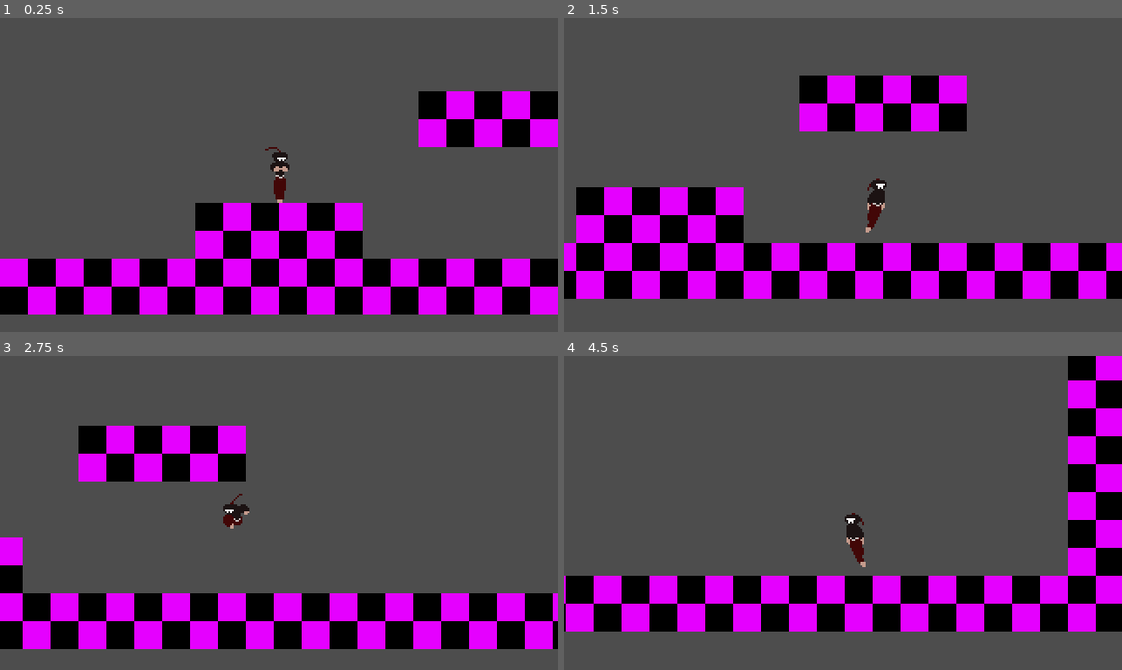
Above: before the commit, frames 1-4 (two rows, left to right).
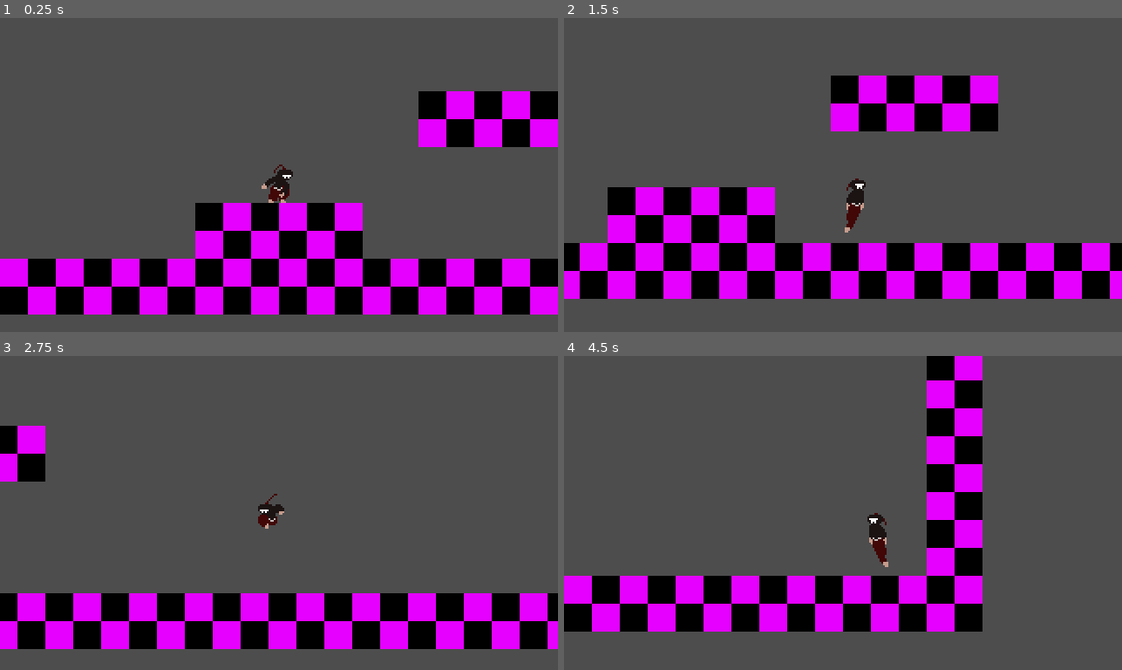
Above: after the commit, the same moments.

Repository: lowercasewords/shinobi-strike
Game: Godot game, scene res://scenes/levels/test_map.tscn
Two runs of this game, one before a commit and one after it. Both use one fixed random seed, a clock stepped at 60 frames per second and the inputs below.
Inputs:
- Up to frame 1 (0.25 s): no input
- Up to frame 2 (1.5 s): tap Enter (ui_accept) at 0.5, 0.6, 0.77, 1.07, 1.35 s; hold Right (ui_right) from 0.53 s (still down)
- Up to frame 3 (2.75 s): tap Enter (ui_accept) at 1.52, 1.82, 2.1 s; release Right (ui_right) at 2.03 s; hold Left (ui_left) from 2.03 s (still down)
- Up to frame 4 (4.5 s): release Left (ui_left) at 2.78 s; hold Right (ui_right) 2.78-4.28 s; tap Enter (ui_accept) at 2.85, 3.02, 3.32, 3.6, 3.77, 4.07, 4.35 s; hold Left (ui_left) from 4.28 s (still down)

The runs differ from the first frame. In frame 1, 0.5% of the frame differs, in the area x 46-53%, y 41-59%; in frame 2, 28%; in frame 3, 22%; in frame 4, 31%, in the area x 0-100%, y 0-88%.

Commit message:
fixed walking animations running in wrong order

Diff:
--- a/scenes/player/grounded_state.gd
+++ b/scenes/player/grounded_state.gd
@@ -8,19 +8,21 @@
 func check_grounded_transitions() -> String:
 	var current_state_name: String = player.state_machine.current_state.name.to_lower()
 
-	if player.is_on_floor():
-		if Input.is_action_just_pressed("ui_accept") and current_state_name != StateMachine.JUMP:
-			transitioned.emit(self, StateMachine.JUMP)
-			return StateMachine.JUMP
+	if not player.is_on_floor() and current_state_name != StateMachine.FALL:
+		transitioned.emit(self, StateMachine.FALL)
+		return StateMachine.FALL
 
-		# While landing, grounded states won't start
-		if player.animated_sprite.animation != "land" or (player.animated_sprite.animation == "land" and not player.animated_sprite.is_playing()):
-			if player.direction != 0 and current_state_name != StateMachine.WALK:
-				transitioned.emit(self, StateMachine.WALK)
-				#print(player.state_machidne.current_state)
-				return StateMachine.WALK
-			elif player.velocity.x == 0 and current_state_name != StateMachine.IDLE:
-				transitioned.emit(self, StateMachine.IDLE)
-				return StateMachine.IDLE
+	if Input.is_action_just_pressed("ui_accept") and current_state_name != StateMachine.JUMP:
+		transitioned.emit(self, StateMachine.JUMP)
+		return StateMachine.JUMP
 
+	# While landing, grounded states won't start
+	if player.animated_sprite.animation != "land" or (player.animated_sprite.animation == "land" and not player.animated_sprite.is_playing()):
+		if player.direction != 0 and current_state_name != StateMachine.WALK:
+			transitioned.emit(self, StateMachine.WALK)
+			#print(player.state_machidne.current_state)
+			return StateMachine.WALK
+		elif player.direction == 0 and player.velocity.x == 0 and current_state_name != StateMachine.IDLE:
+			transitioned.emit(self, StateMachine.IDLE)
+			return StateMachine.IDLE
 	return ""
--- a/scenes/player/walk_state.gd
+++ b/scenes/player/walk_state.gd
@@ -1,4 +1,6 @@
 class_name WalkState extends GroundedState
+
+const TURN_FRICTION = FRICTION*20
 
 var windup_movement = 100.0
 func enter() -> void:
@@ -9,9 +11,13 @@
 	if player.is_on_floor():
 		player.animated_sprite.play("walk")
 
+
 func physics_update(_delta: float) -> void:
 	if player.just_changed_directions:
 		player.animated_sprite.play("walk_turn")
+		friction = TURN_FRICTION
+	else:
+		friction = FRICTION
 
 	var new_state: String = check_grounded_transitions()
 	if new_state == StateMachine.IDLE:
--- a/scenes/state.gd
+++ b/scenes/state.gd
@@ -17,8 +17,11 @@
 		await player.ready
 		player.animated_sprite.animation_finished.connect(_on_animation_finished)
 
-var acceleration: float = 1000.0
-var friction: float = 1200.0
+const ACCELERATION: float = 300.0
+const FRICTION: float = 1200.0
+var friction: float = FRICTION
+var acceleration: float = ACCELERATION
+
 func basic_movement(delta: float, max_speed: float):
 	if player.direction:
 		# 2. Determine target velocity
